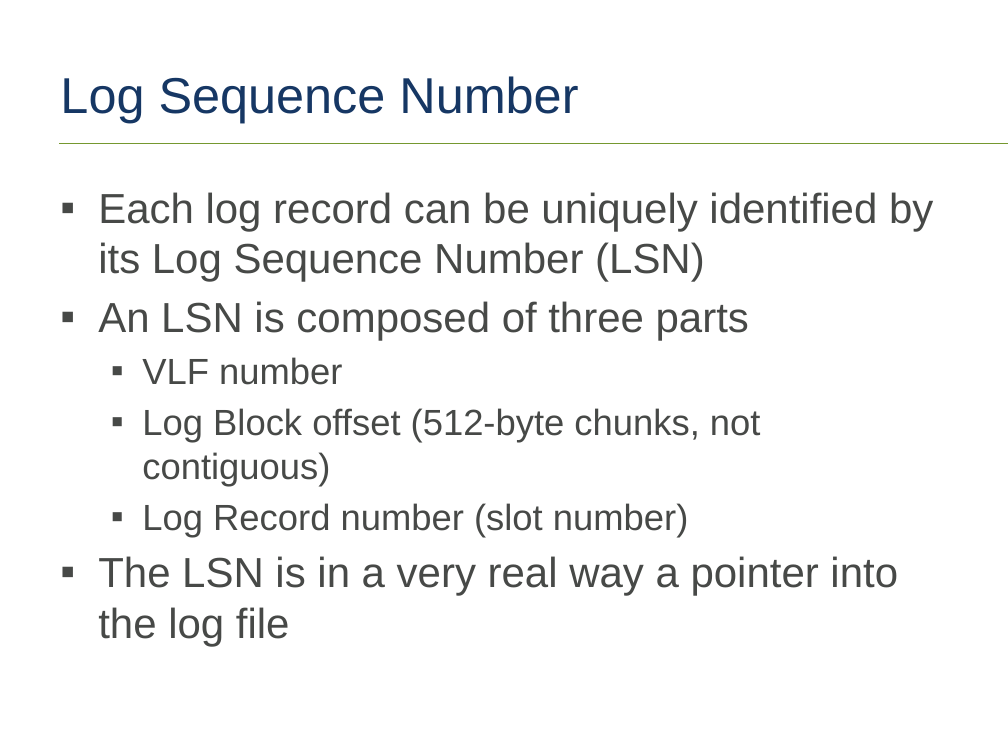
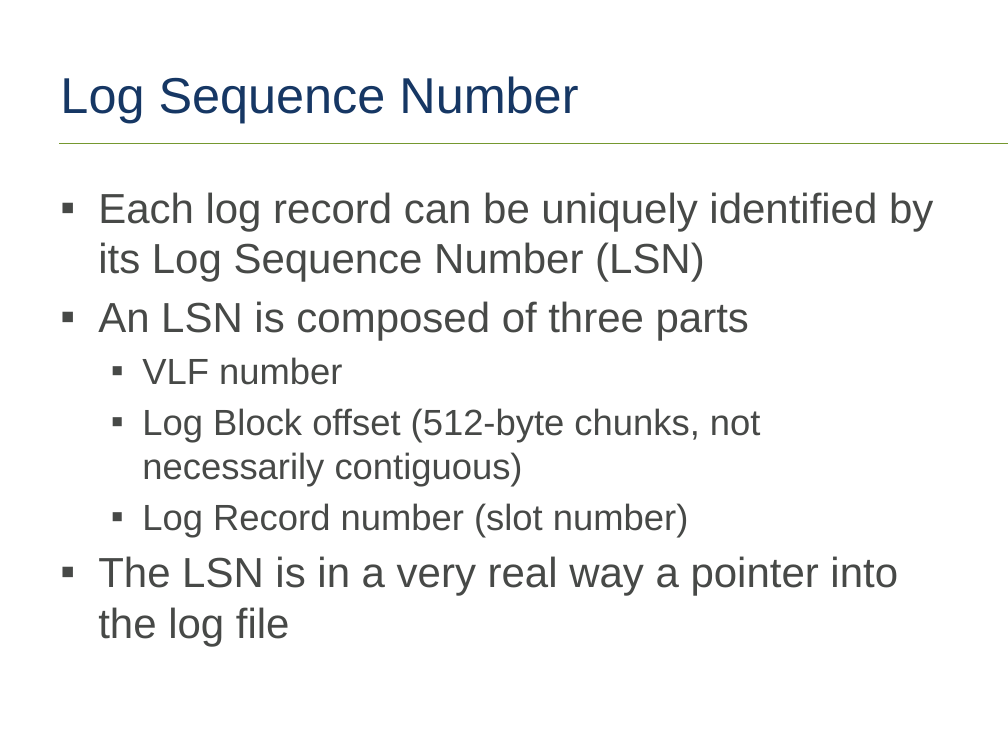
Before and after one commit to tf3604/LogFilePresentation, a slide deck: slide 20 of TransactionLog.pptx. Drawn at 1008x756 pixels with LibreOffice and Linux fonts; fonts in the diff are those of the drawing; background and template pictures are left out. Boxes give left, top, right and bottom in pixels: in the first picture for what was removed or moved away, otherwise in the second. Text is boxed around its words. In the diff, an @@ line names an element or a change of style, - is before the commit and + after.

```diff
--- a/TransactionLog.pptx
+++ b/TransactionLog.pptx
@@ text at bbox=[142, 408, 761, 486]: text changed @@
-  ▪ Log Block offset (512-byte chunks, not contiguous)
+  ▪ Log Block offset (512-byte chunks, not necessarily contiguous)
```
Also in this commit, not shown: 2 other slides changed, 1 slide added.
